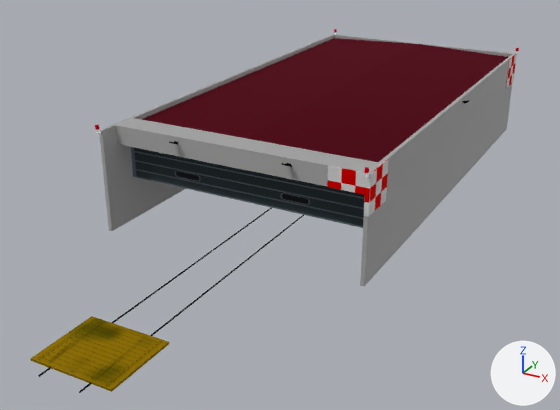
The glTF model PackageSources/CustomModels/Hangar/Hangar_LOD00.gltf, before and after one commit.
Rendered twice from a camera (50 mm lens) standing at (25.5, -27.8, 17.5) and looking at (4.1, 11.1, -2.0). The lights are fixed; the arrows at lower right show +X, +Y and +Z. Where no turn or scale is listed for an object, it has been applied to the vertices. Vertices at the same position are counted once.

Names of what the first picture shows: 'Cube', 'Cube.001', 'Cube.002', 'checker_n', 'checker_nw', 'roof', 'sectional_door', 'walls'.
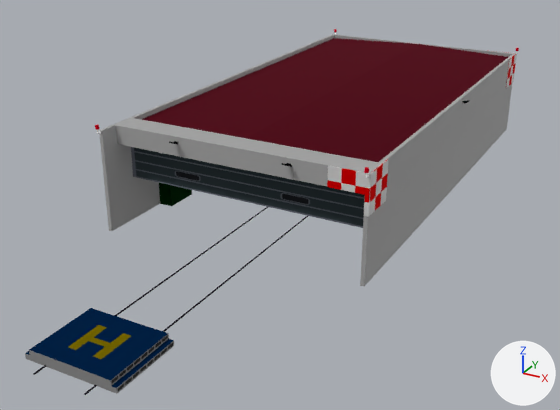
What differs and where, as boxes (x1, y1, x2, y2) in the pictures (560 x 410 px):
'Cube.002', surface changed, reshaped (yellow to grey, 7% wider, 13% taller): before (30, 316, 169, 392); after (25, 308, 174, 394)
'Cube.001', moved: before (79, 215, 304, 393); after (84, 216, 308, 395)
'Cube', moved: before (38, 208, 272, 377); after (33, 207, 268, 375)
'cupboard', added: after (159, 183, 192, 206)

Patch to the scene script:
```diff
--- a/PackageSources/CustomModels/Hangar/Hangar_LOD00.gltf.py
+++ b/PackageSources/CustomModels/Hangar/Hangar_LOD00.gltf.py
@@ img_platform_png @@
+img_platform_png = load_image('platform.png', '../texture/platform.png', 512, 512, 'sRGB')
@@ mat_lojw_rail_chart @@
 n2 = _N.new('ShaderNodeMix'); n2.name = 'Mix'
 n2.inputs[0].default_value = 1.0  # 'Factor'
-n2.inputs[7].default_value = (0.674, 0.67, 0.182, 1.0)  # 'B', yellow #d6d676
+n2.inputs[7].default_value = (0.8, 0.8, 0.8, 1.0)  # 'B', white #e7e7e7
 n3 = _N.new('ShaderNodeTexImage'); n3.name = 'Image Texture'
-n3.image = img_railcart2_png
+n3.image = img_platform_png
 _L.new(n0.outputs[0], n1.inputs[0])  # 'BSDF' to 'Surface'
@@ mat_cupboard @@
+mat_cupboard = principled_material('cupboard')
+mat_cupboard.base_color = (0.0000861, 0.047, 0.00279)  # dark green #003d09
+mat_cupboard.metallic = 1.0
+mat_cupboard.roughness = 1.0
@@ me_cube_011 @@
 # used by ob_cube_002; location = (5.5, -10.5, 0.0)
-me_cube_011.from_pydata(...)  # 8 vertices, 12 faces; spans x -0.5..3.5, y 0.0..3.5, z 0.0..0.1
+me_cube_011.from_pydata(...)  # 20 vertices, 36 faces; spans x -0.75..3.75, y 0.0..3.5, z 0.0..0.5
+# me_cube_011 part 1
+# 4 vertices are removed from x -0.5..3.5, y 0.0..3.5, z 0.1
+# 10 faces are deleted
+# 16 vertices are added at x -0.75..3.75, y 0.0..3.5, z 0.0..0.5
+# 34 new faces join them
 me_cube_011.materials.append(mat_lojw_rail_chart)
@@ me_cube_014 @@
+me_cube_014.from_pydata(...)  # a box spanning x 0.0..0.8, y 0.0..2.0, z 0.0..2.0
+me_cube_014.materials.append(mat_cupboard)  # dark green #003d09
@@ ob_cube @@
 ob_cube = bpy.data.objects.new('Cube', me_cube_008)
-ob_cube.location = (6.0, 8.0, 0.0)
+ob_cube.location = (5.75, 8.0, 0.0)
@@ ob_cube_001 @@
 ob_cube_001 = bpy.data.objects.new('Cube.001', me_cube_010)
-ob_cube_001.location = (8.0, 8.0, 0.0)
+ob_cube_001.location = (8.25, 8.0, 0.0)
@@ ob_cupboard @@
+ob_cupboard = bpy.data.objects.new('cupboard', me_cube_014)
+ob_cupboard.location = (0.2, 4.14, 0.0)
```
